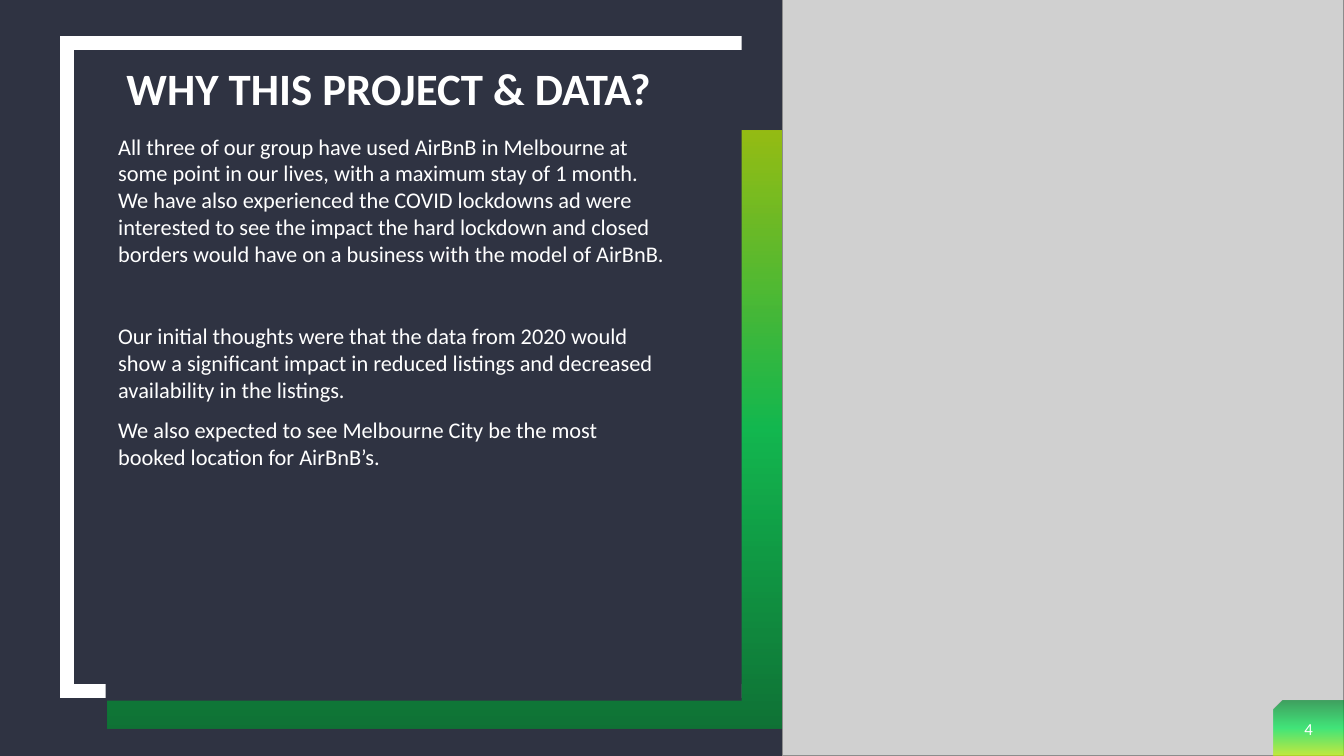
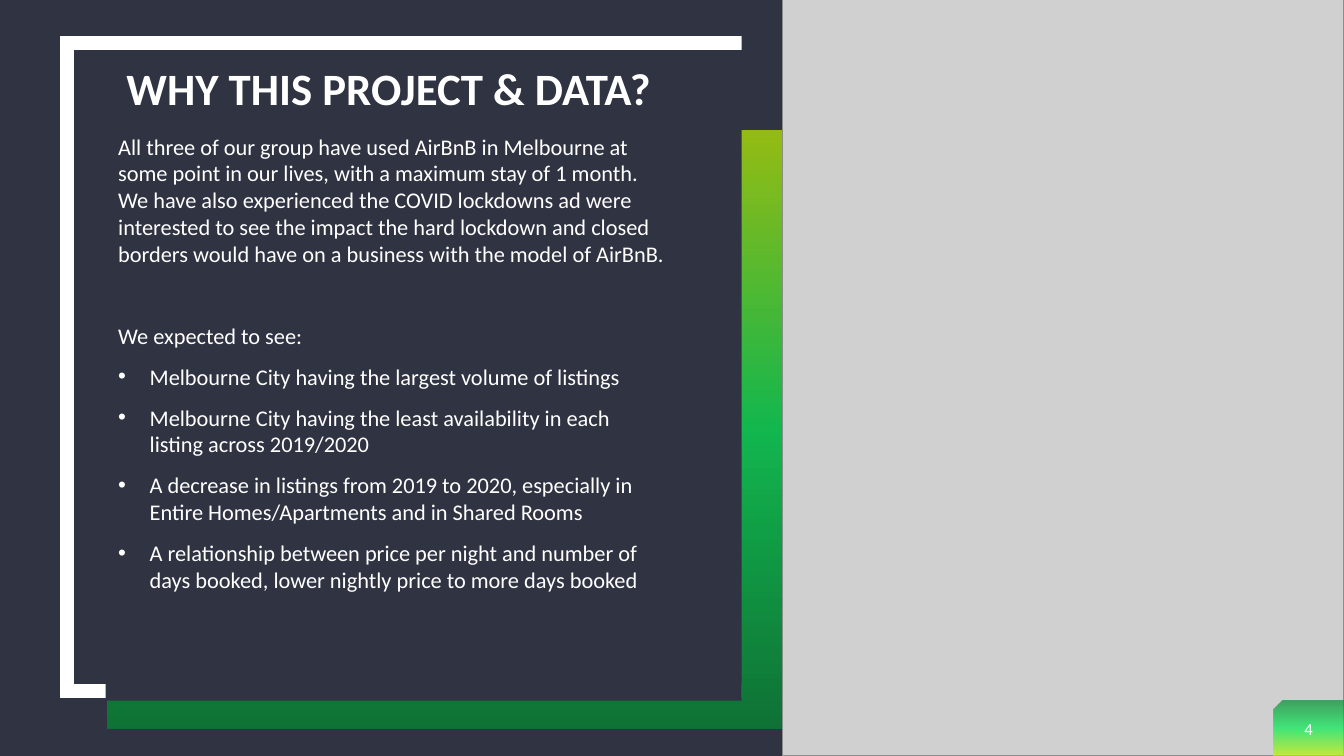
Before and after one commit to cjdance/Project_1, a slide deck: slide 4 of AirBnb Project - Sherin, Neena and Cody.pptx. Drawn at 1344x756 pixels with LibreOffice and Linux fonts; fonts in the diff are those of the drawing; grey boxes stand for pictures. Boxes give left, top, right and bottom in pixels: in the first picture for what was removed or moved away, otherwise in the second. Text is boxed around its words. In the diff, an @@ line names an element or a change of style, - is before the commit and + after.

```diff
--- a/AirBnb Project - Sherin, Neena and Cody.pptx
+++ b/AirBnb Project - Sherin, Neena and Cody.pptx
@@ text at (118,328,638,592): text changed @@
-Our initial thoughts were that the data from 2020 would show a significant impact in reduced listings and decreased availability in the listings.
-We also expected to see Melbourne City be the most booked location for AirBnB’s.
+We expected to see:
+• Melbourne City having the largest volume of listings
+• Melbourne City having the least availability in each listing across 2019/2020
+• A decrease in listings from 2019 to 2020, especially in Entire Homes/Apartments and in Shared Rooms
+• A relationship between price per night and number of days booked, lower nightly price to more days booked
```
Also in this commit, not shown: 1 other slide changed, 1 other file.
